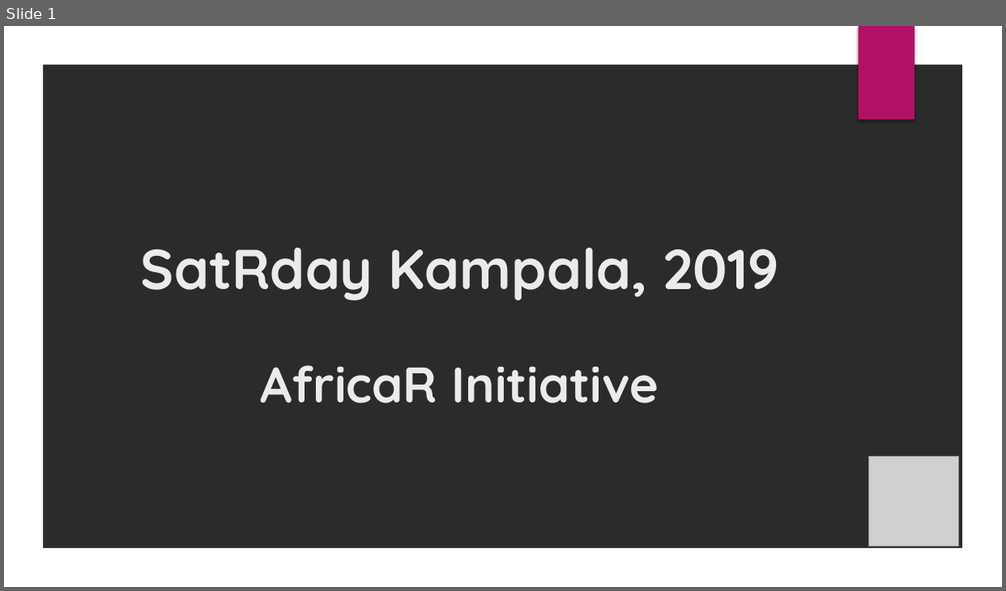
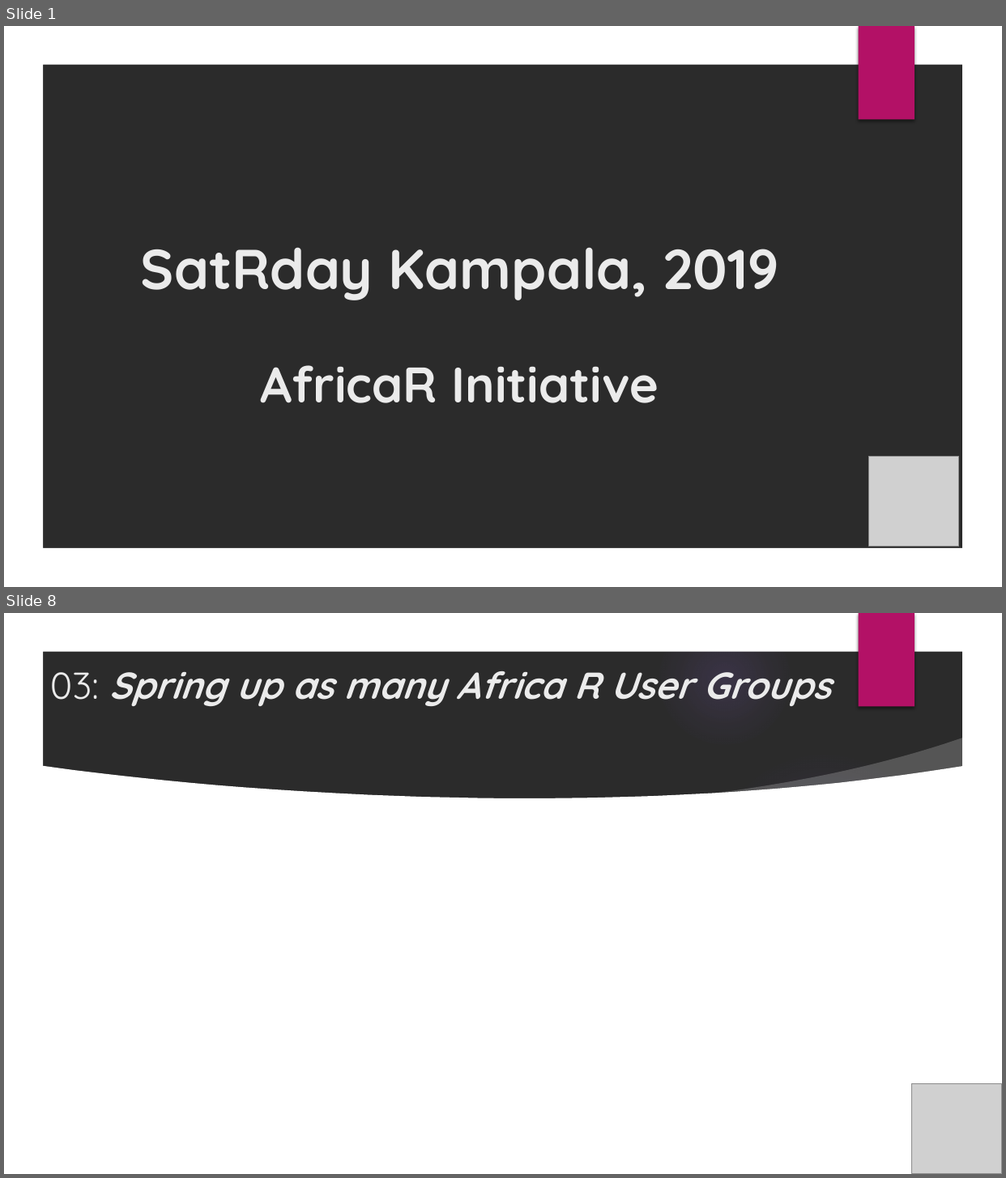
Before and after one commit to Shelmith-Kariuki/R, a slide deck: Trainings/Deck.pptx. Shown one above the other, each under a label of ours: slide 1 before the commit, slides 1 and 8 after it; the slides between them are not shown. The pictures are 1006x591 and 1006x1178 pixels, drawn with LibreOffice and Linux fonts; fonts in the diff are those of the drawing; grey boxes stand for pictures; background and template pictures are left out; a plain dark background stands for a picture behind light text. Boxes give left, top, right and bottom in pixels: in the first picture for what was removed or moved away, otherwise in the second. Text is boxed around its words. In the diff, an @@ line names an element or a change of style, - is before the commit and + after.

```diff
--- a/Trainings/Deck.pptx
+++ b/Trainings/Deck.pptx
@@ slide 8 added at (x1=4, y1=613, x2=1002, y2=1174), background picture (left out); not listed: 2 template elements that a slide beside it also shows @@
@@ title added at (x1=50, y1=671, x2=831, y2=706), 36 pt, text #EBEBEB, bold, italic @@
+03: Spring up as many Africa R User Groups
@@ group added at (x1=4, y1=614, x2=971, y2=1174): 5 ellipses, 2 freeform shapes @@
@@ picture added at (x1=912, y1=1084, x2=1002, y2=1174) @@
```
Also in this commit, not shown: 12 other slides added, 2 slides removed.
